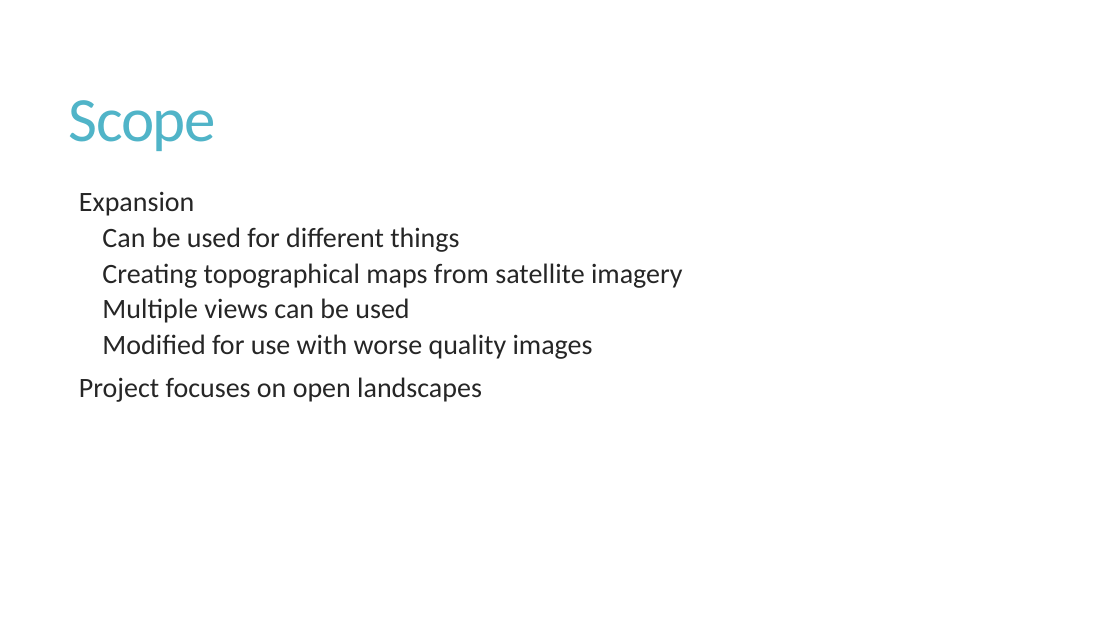
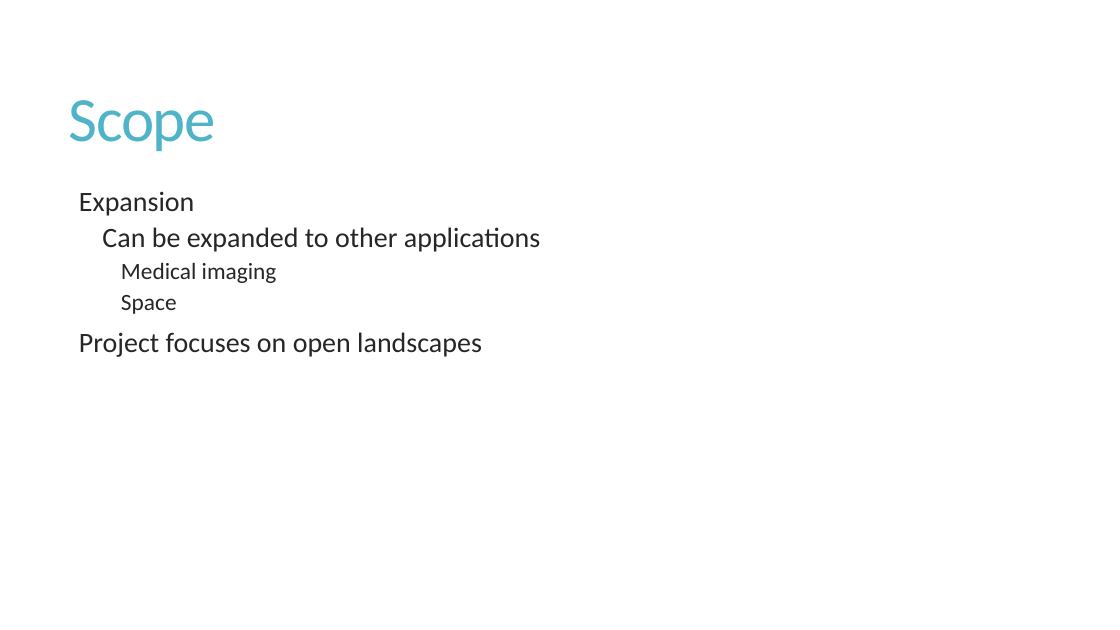
Before and after one commit to andrewtzhang/jupyternotebooks, a slide deck: slide 3 of presentation.pptx. Drawn at 1120x630 pixels with LibreOffice and Linux fonts; fonts in the diff are those of the drawing. Boxes give left, top, right and bottom in pixels: in the first picture for what was removed or moved away, otherwise in the second. Text is boxed around its words. In the diff, an @@ line names an element or a change of style, - is before the commit and + after.

```diff
--- a/presentation.pptx
+++ b/presentation.pptx
@@ text at [102,227,540,314]: text changed @@
-    Can be used for different things
-    Creating topographical maps from satellite imagery
-    Multiple views can be used
-    Modified for use with worse quality images
+    Can be expanded to other applications
+      Medical imaging
+      Space
```
Also in this commit, not shown: 2 other slides changed, 2 slides added.
